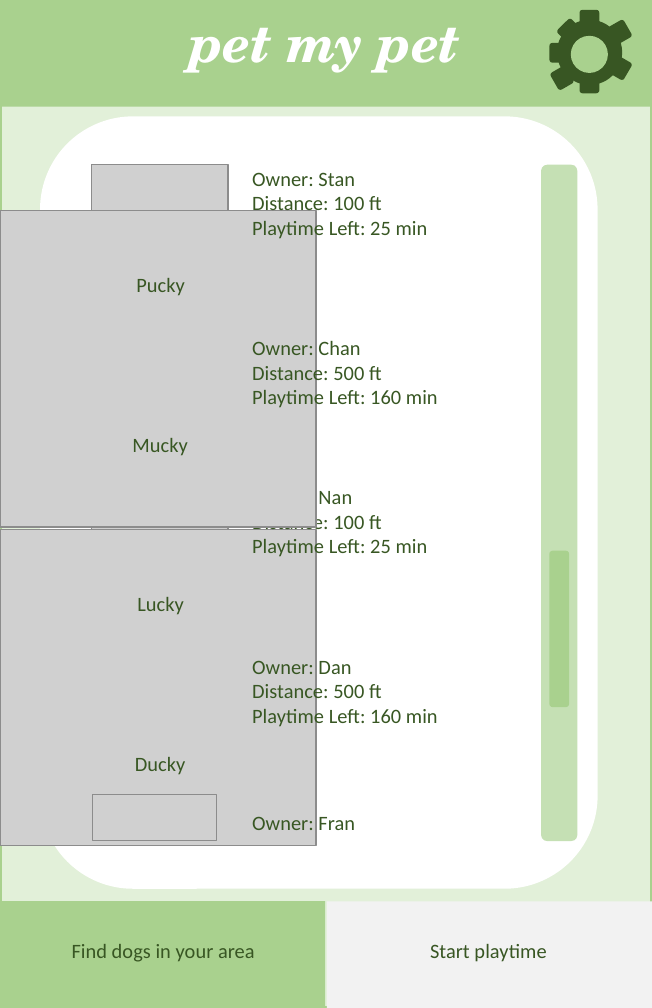
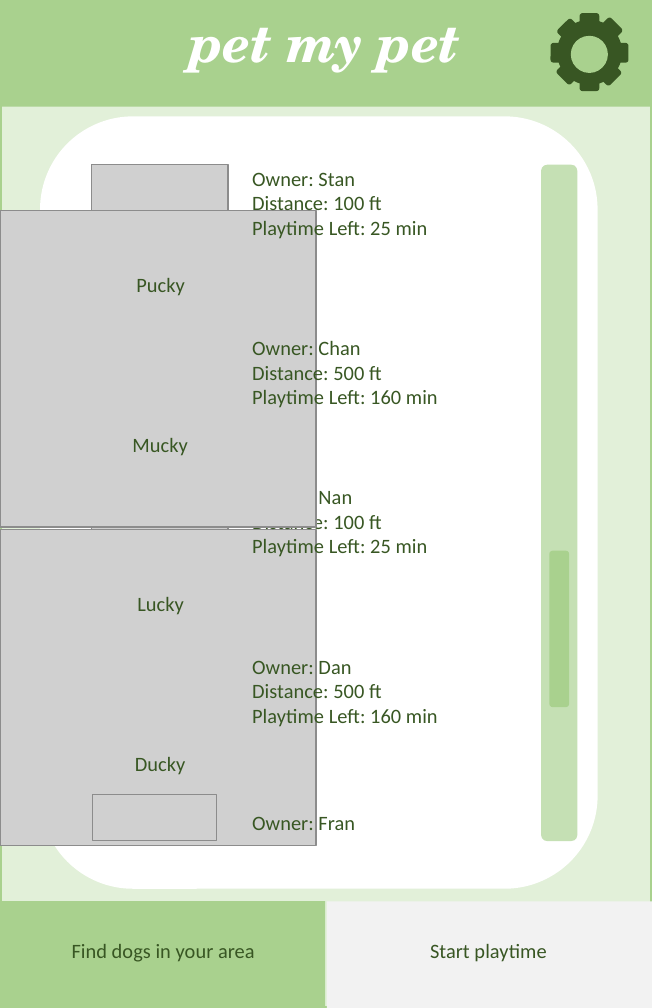
Before and after one commit to chocofied/PetMyPet, a slide deck: slide 8 of Presentation1.pptx (slide 7 before the commit). Drawn at 652x1008 pixels with LibreOffice and Linux fonts; fonts in the diff are those of the drawing; grey boxes stand for pictures. Boxes give left, top, right and bottom in pixels: in the first picture for what was removed or moved away, otherwise in the second. Text is boxed around its words. In the diff, an @@ line names an element or a change of style, - is before the commit and + after.

```diff
--- a/Presentation1.pptx
+++ b/Presentation1.pptx
@@ rounded rectangle: place and size @@
-rounded rectangle at <box>580,9,600,27</box>
+rounded rectangle at <box>580,13,600,31</box>
@@ rounded rectangle at <box>597,17,623,44</box>: rotation 60 to 45 degrees @@
@@ rounded rectangle at <box>555,59,582,86</box>: rotation 240 to 225 degrees @@
@@ rounded rectangle added at <box>611,43,628,63</box>, fill #385723 @@
@@ rounded rectangle at <box>597,61,623,88</box>: rotation 120 to 135 degrees @@
```
Also in this commit, not shown: 1 other slide changed, 1 slide added.
